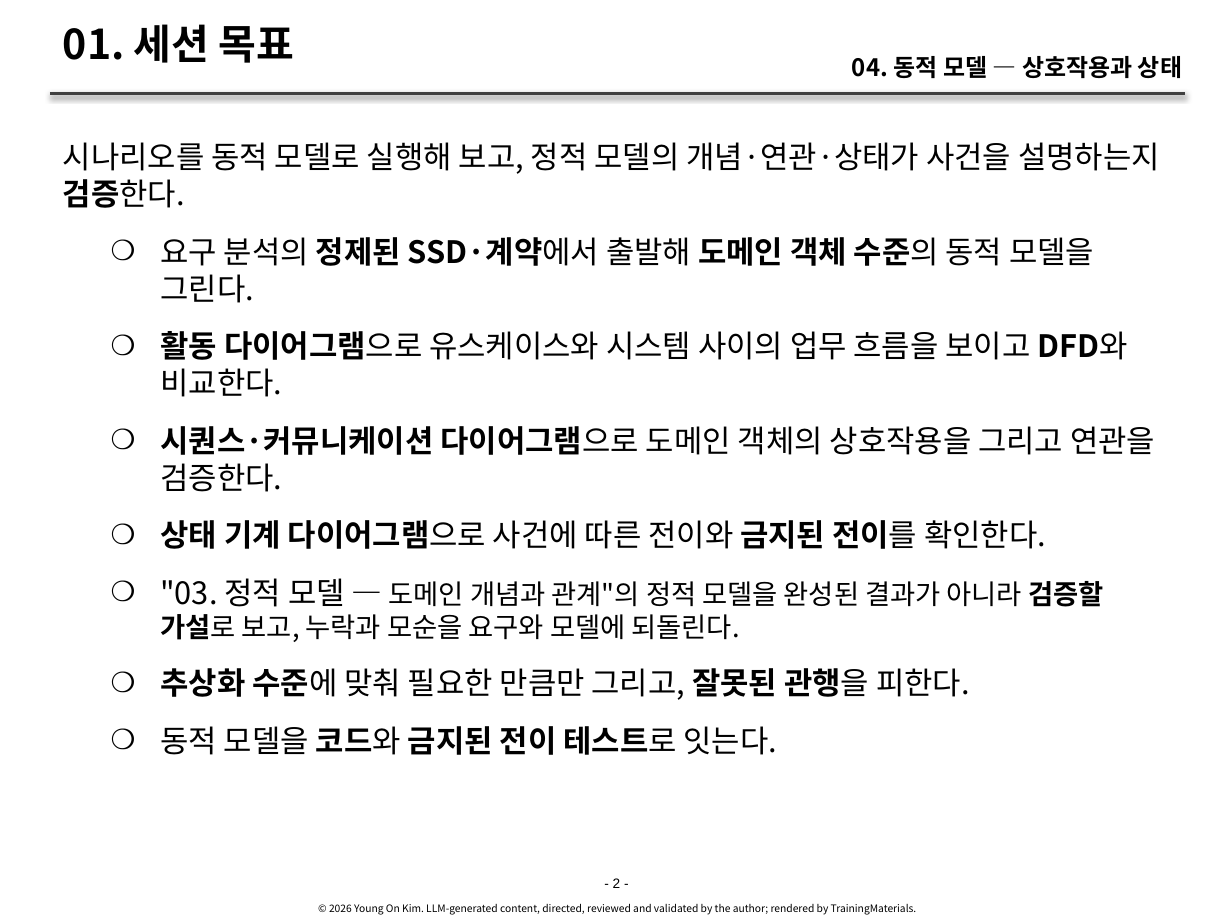
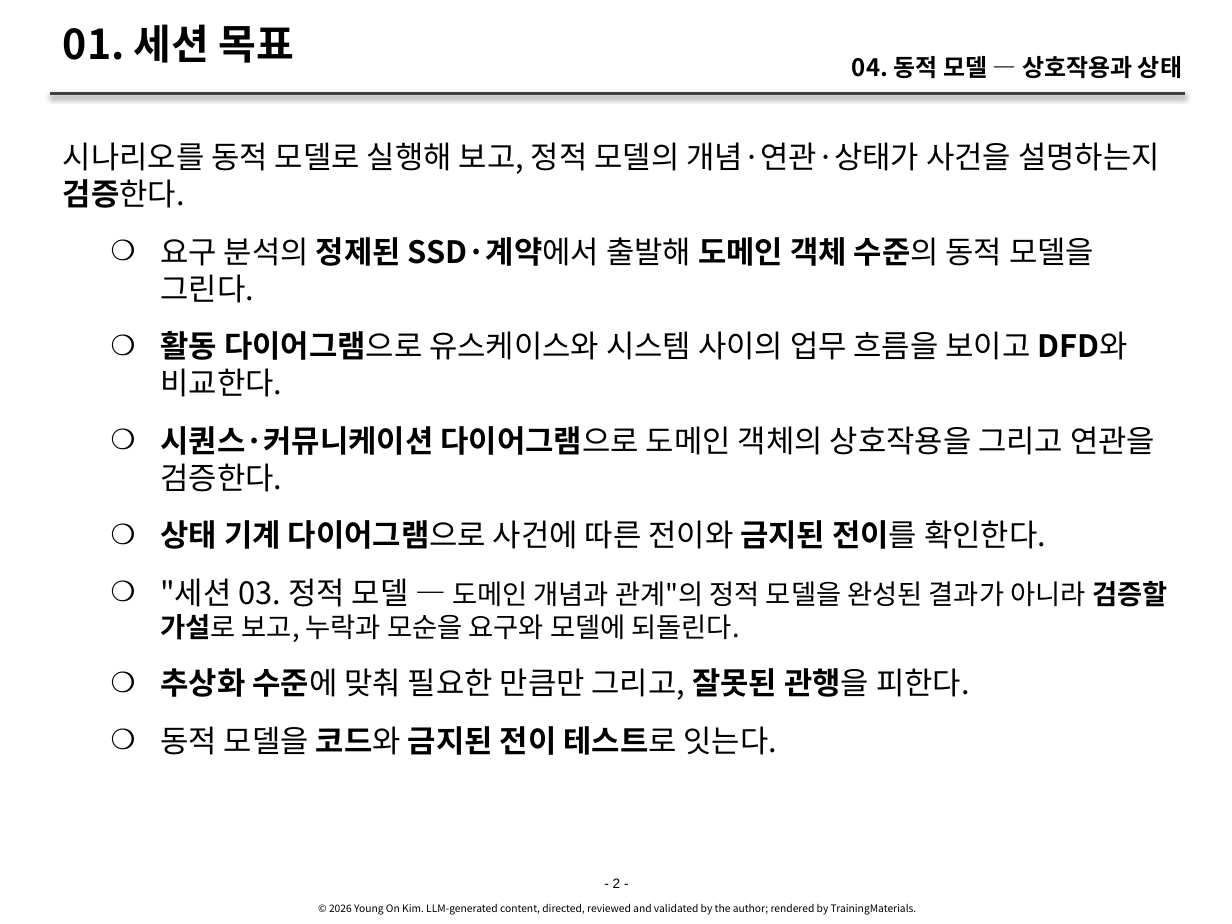
Before and after one commit to YoungSan77/TrainingMaterials, a slide deck: slide 2 of courses/ooad/sessions/s04.pptx. Drawn at 1232x924 pixels with LibreOffice and Linux fonts; fonts in the diff are those of the drawing. Boxes give left, top, right and bottom in pixels: in the first picture for what was removed or moved away, otherwise in the second. Text is boxed around its words. In the diff, an @@ line names an element or a change of style, - is before the commit and + after.

```diff
--- a/courses/ooad/sessions/s04.pptx
+++ b/courses/ooad/sessions/s04.pptx
@@ text at (160,578,1167,642): text changed @@
-    ❍ "03. 정적 모델 — 도메인 개념과 관계"의 정적 모델을 완성된 결과가 아니라 검증할 가설로 보고, 누락과 모순을 요구와 모델에 되돌린다.
+    ❍ "세션 03. 정적 모델 — 도메인 개념과 관계"의 정적 모델을 완성된 결과가 아니라 검증할 가설로 보고, 누락과 모순을 요구와 모델에 되돌린다.
```
Also in this commit, not shown: 58 other slides changed, 52 other files.
